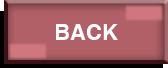
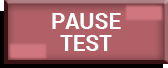
Before/after of a 168x68 layered artwork. What changed in the layer stack:
removed group "BACK HOVER" (5 layers) over box(52, 13, 121, 51)
removed layer "BACK" (1st of 3, in "BACK HOVER") from group "BACK HOVER" over box(56, 24, 118, 40)
removed layer "矩形 4" (1st of 6, in "BACK HOVER") from group "BACK HOVER" over box(52, 13, 121, 51)
removed layer "矩形 1" (1st of 6, in "BACK HOVER") from group "BACK HOVER" over box(52, 13, 121, 51)
showed group "PAUSE TEST HOVER" (5 layers) over box(52, 13, 121, 51)
painted on "PAUSE TEST" (1st of 3, in "PAUSE TEST HOVER") over box(52, 13, 121, 51)
